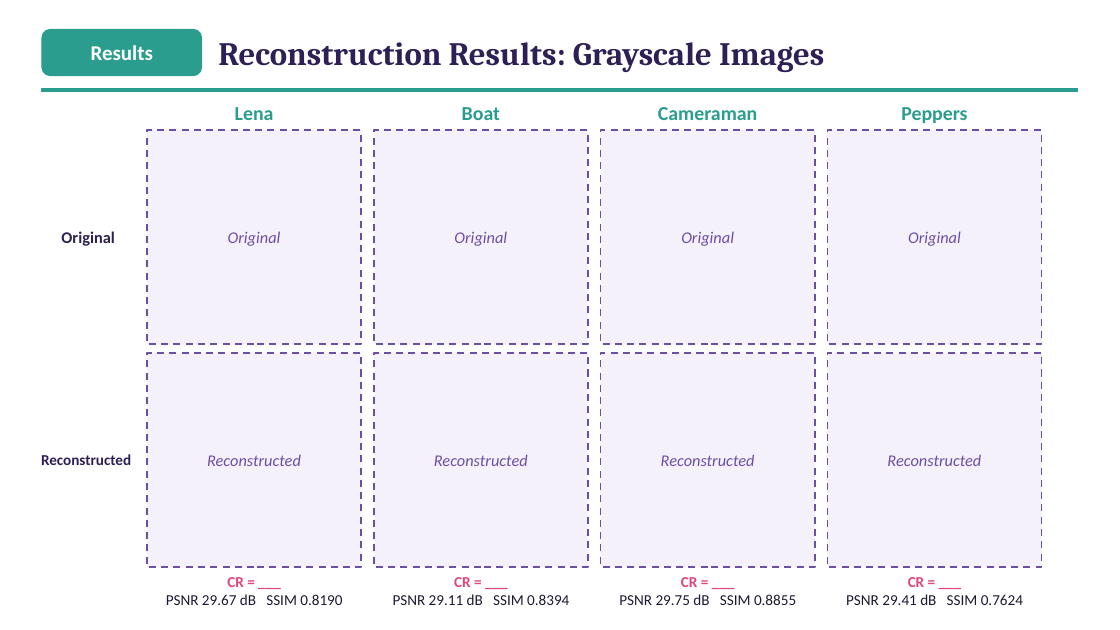
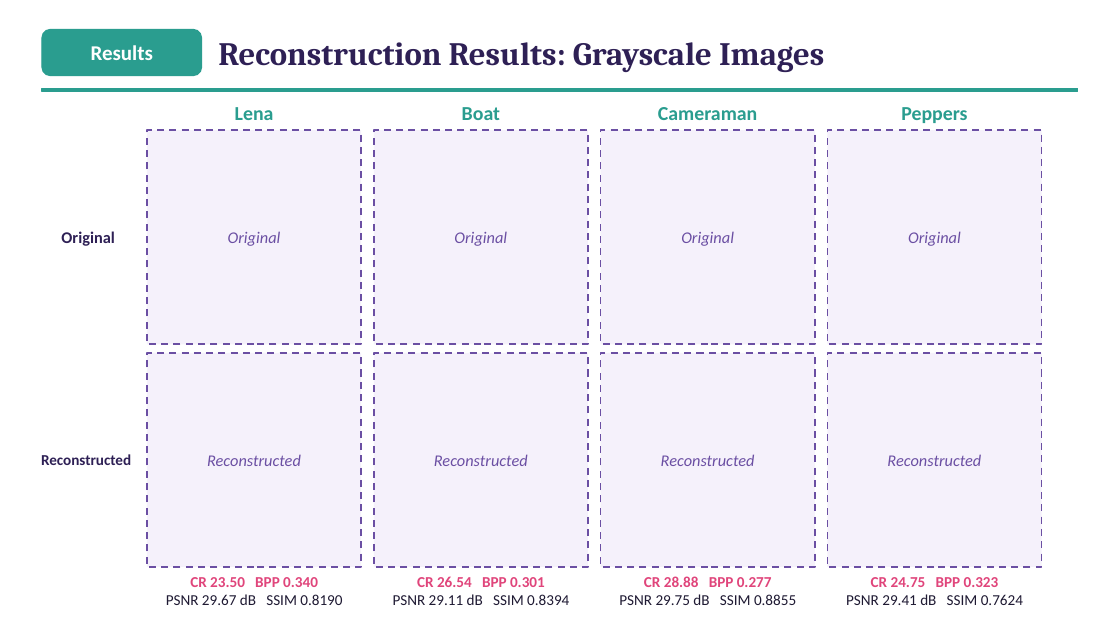
Before and after one commit to ibtihal-cpu/mihk, a slide deck: slide 21 of results/seminar/figs/Seminar_Ibtihal_FINAL.pptx. Drawn at 1120x630 pixels with LibreOffice and Linux fonts; fonts in the diff are those of the drawing. Boxes give left, top, right and bottom in pixels: in the first picture for what was removed or moved away, otherwise in the second. Text is boxed around its words. In the diff, an @@ line names an element or a change of style, - is before the commit and + after.

```diff
--- a/results/seminar/figs/Seminar_Ibtihal_FINAL.pptx
+++ b/results/seminar/figs/Seminar_Ibtihal_FINAL.pptx
@@ text at [190,577,318,587]: text changed @@
-CR = ___
+CR 23.50 BPP 0.340
@@ text at [417,576,545,587]: text changed @@
-CR = ___
+CR 26.54 BPP 0.301
@@ text at [644,576,772,587]: text changed @@
-CR = ___
+CR 28.88 BPP 0.277
@@ text at [871,577,999,587]: text changed @@
-CR = ___
+CR 24.75 BPP 0.323
```
Also in this commit, not shown: 3 other slides changed, 4 other files.
